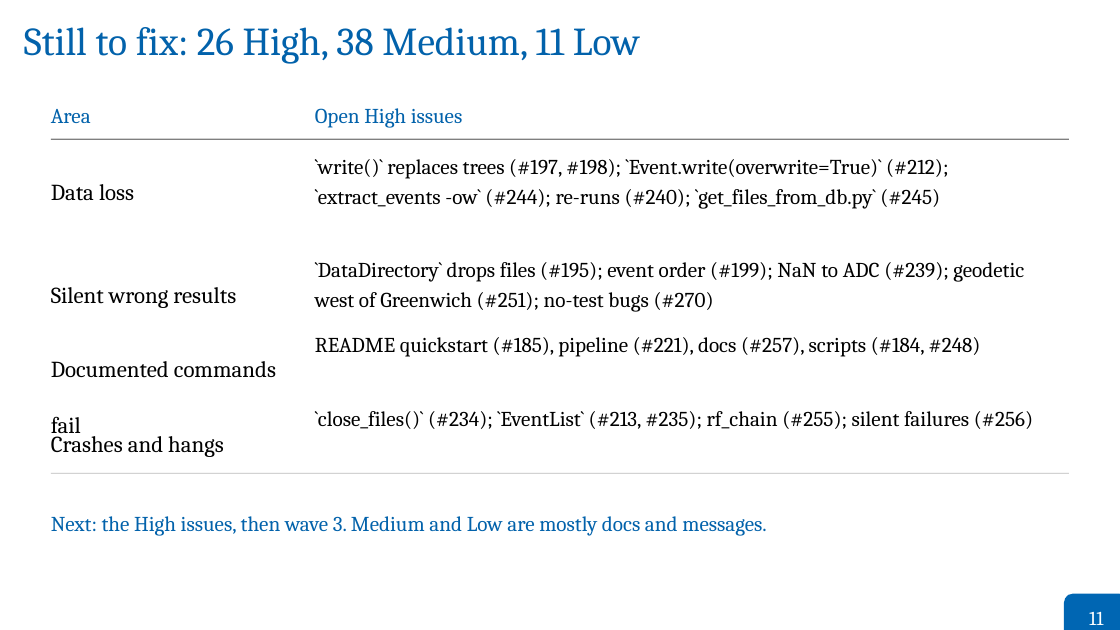
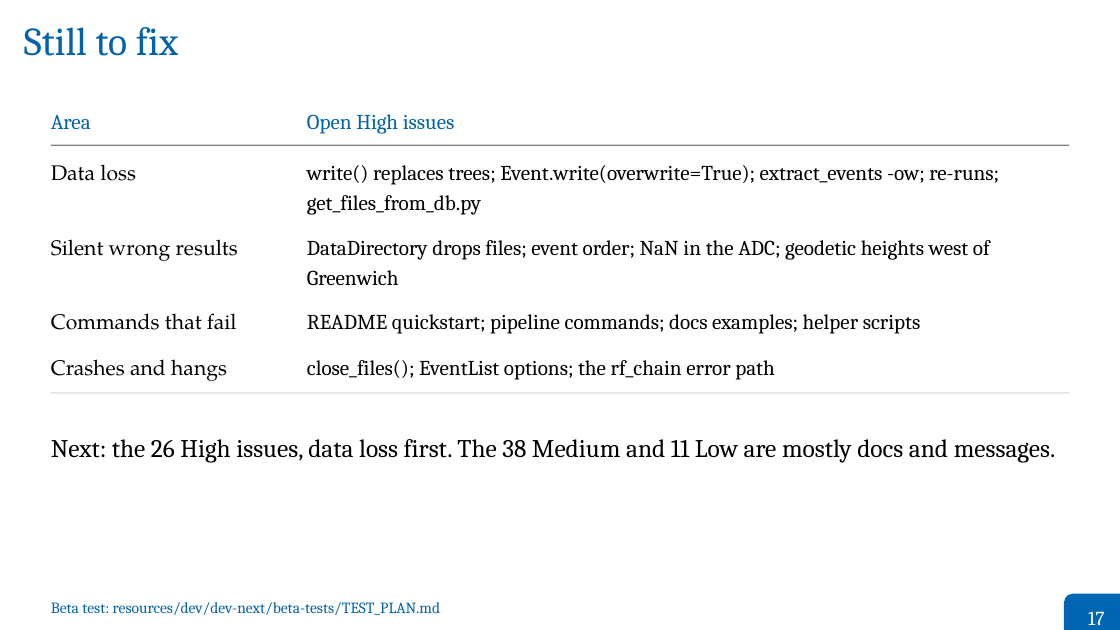
Before and after one commit to grand-mother/grand, a slide deck: slide 17 of resources/dev/dev-next/presentations/2026-10-01-GRAND_Weekly_Meeting/2026-10-01-Bustamante-GRAND_Weekly_Meeting.odp (slide 11 before the commit). Drawn at 1120x630 pixels with LibreOffice and Linux fonts; fonts in the diff are those of the drawing. Boxes give left, top, right and bottom in pixels: in the first picture for what was removed or moved away, otherwise in the second. Text is boxed around its words. In the diff, an @@ line names an element or a change of style, - is before the commit and + after.

```diff
--- a/resources/dev/dev-next/presentations/2026-10-01-GRAND_Weekly_Meeting/2026-10-01-Bustamante-GRAND_Weekly_Meeting.odp
+++ b/resources/dev/dev-next/presentations/2026-10-01-GRAND_Weekly_Meeting/2026-10-01-Bustamante-GRAND_Weekly_Meeting.odp
@@ title at (24,27,178,56): text changed @@
-Still to fix: 26 High, 38 Medium, 11 Low
+Still to fix
@@ text "Area": place and size @@
-text "Area" at (51,109,91,123)
+text "Area" at (51,115,91,129)
@@ text "Open High issues": place and size @@
-text "Open High issues" at (315,108,463,128)
+text "Open High issues" at (307,114,455,134)
@@ rectangle: place and size @@
-rectangle at (51,139,1069,140)
+rectangle at (51,144,1069,145)
@@ text at (307,165,999,215): text changed @@
-`write()` replaces trees (#197, #198); `Event.write(overwrite=True)` (#212); `extract_events -ow` (#244); re-runs (#240); `get_files_from_db.py` (#245)
+write() replaces trees; Event.write(overwrite=True); extract_events -ow; re-runs; get_files_from_db.py
@@ text "Silent wrong results": place and size @@
-text "Silent wrong results" at (51,287,236,308)
+text "Silent wrong results" at (51,239,238,261)
@@ text at (307,240,990,285): text changed @@
-`DataDirectory` drops files (#195); event order (#199); NaN to ADC (#239); geodetic west of Greenwich (#251); no-test bugs (#270)
+DataDirectory drops files; event order; NaN in the ADC; geodetic heights west of Greenwich
@@ text at (51,313,237,330): text changed; size 28 to 15 pt; font Cambria to TeX Gyre Pagella @@
-Documented commands fail
+Commands that fail
@@ text at (307,314,921,334): text changed @@
-README quickstart (#185), pipeline (#221), docs (#257), scripts (#184, #248)
+README quickstart; pipeline commands; docs examples; helper scripts
@@ size 28 to 15 pt, font Cambria to TeX Gyre Pagella, now on the baseline in 3 elements at (51,164,136,181), (51,239,238,261), (51,359,227,381) @@
@@ text "Crashes and hangs": place and size @@
-text "Crashes and hangs" at (51,431,224,457)
+text "Crashes and hangs" at (51,359,227,381)
@@ text at (307,360,775,380): text changed @@
-`close_files()` (#234); `EventList` (#213, #235); rf_chain (#255); silent failures (#256)
+close_files(); EventList options; the rf_chain error path
@@ rectangle: place and size @@
-rectangle at (51,473,1069,474)
+rectangle at (51,392,1069,393)
@@ text at (51,439,1055,462): text changed; size 15 to 18 pt; text colour #0262AB to #000000 @@
-Next: the High issues, then wave 3. Medium and Low are mostly docs and messages.
+Next: the 26 High issues, data loss first. The 38 Medium and 11 Low are mostly docs and messages.
@@ text added at (51,602,440,615), 11 pt, text #0262AB @@
+Beta test: resources/dev/dev-next/beta-tests/TEST_PLAN.md
@@ text at (1088,611,1104,625): text changed @@
-11
+17
```
Also in this commit, not shown: 6 other slides changed, 9 slides added, 4 slides removed, 9 other files.
